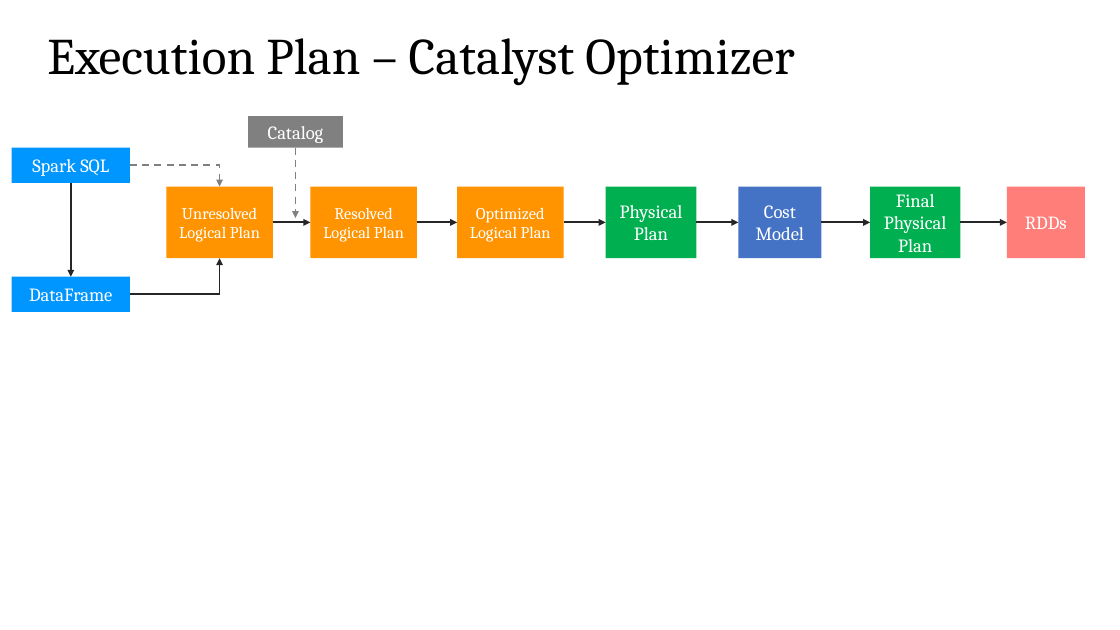
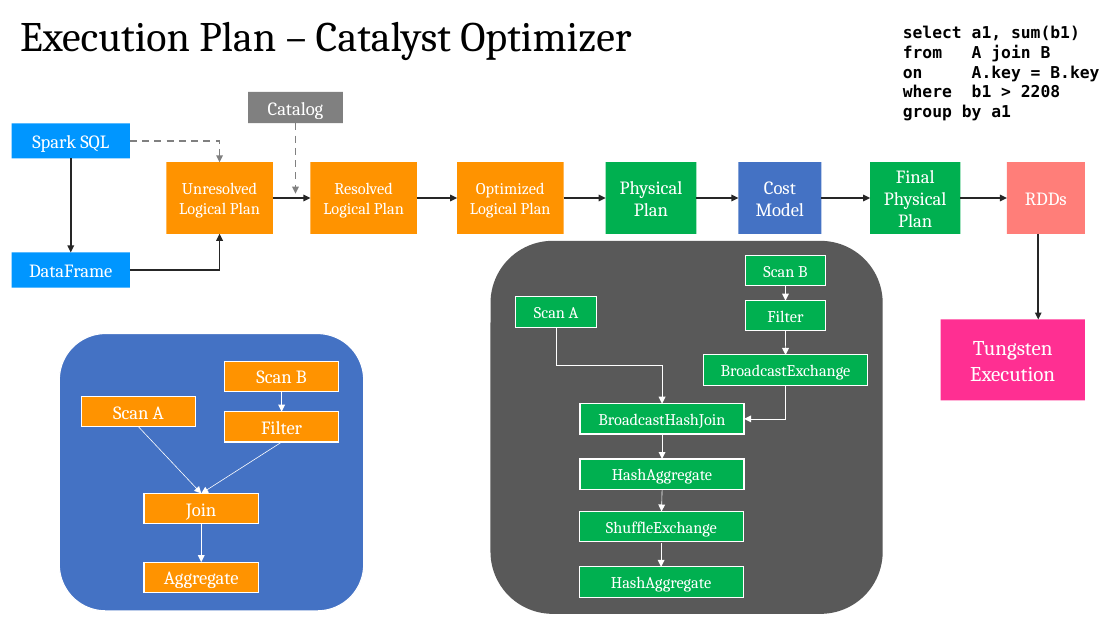
Before and after one commit to deep-cloud2208/PySparkCodes, a slide deck: slide 8 of Partitioning & SparkContext.pptx (slide 4 before the commit). Drawn at 1120x630 pixels with LibreOffice and Linux fonts; fonts in the diff are those of the drawing. Boxes give left, top, right and bottom in pixels: in the first picture for what was removed or moved away, otherwise in the second. Text is boxed around its words. In the diff, an @@ line names an element or a change of style, - is before the commit and + after.

```diff
--- a/Partitioning & SparkContext.pptx
+++ b/Partitioning & SparkContext.pptx
@@ title "Execution Plan – Catalyst Optimizer": place and size @@
-title "Execution Plan – Catalyst Optimizer" at (47,38,794,86)
+title "Execution Plan – Catalyst Optimizer" at (20,22,631,60)
@@ title "Execution Plan – Catalyst Optimizer" at (20,22,631,60): size 44 to 36 pt @@
@@ text added at (903,25,1099,121), 14 pt, text #000000, bold @@
+select a1, sum(b1)
+from A join B
+on A.key = B.key
+where b1 > 2208
+group by a1
@@ 10 rectangles, 8 arrows, 2 elbow arrows: place and size @@
-10 rectangles, 8 arrows, 2 elbow arrows at (12,116,1086,312)
+10 rectangles, 8 arrows, 2 elbow arrows at (12,92,1086,287)
@@ arrow added from (1038, 234) to (1038, 319), #262626 1.5 pt @@
@@ rectangle added at (941,319,1086,401), fill #FF2F92, 18 pt, text #FFFFFF @@
+Tungsten Execution
@@ group added at (60,334,364,611): 5 rectangles, 4 arrows, 1 rounded rectangle @@
+Scan A
+Scan B
+Filter
+Join
+Aggregate
@@ group added at (491,241,883,614): 8 rectangles, 5 arrows, 2 elbow arrows, 1 rounded rectangle @@
+Scan A
+Scan B
+Filter
+BroadcastExchange
+BroadcastHashJoin
+HashAggregate
+ShuffleExchange
+HashAggregate
```
Also in this commit, not shown: 5 slides added, 2 other files.
